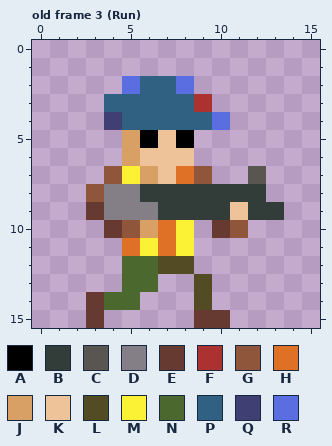
Two states of a pixel-art file, core/assets/miner.aseprite. That is the earlier state.
16x16 pixels, 9 frames. Shown: old frame 3 (Run). The commit also changed other frames, which this record leaves out.
Visible layers, top first: "Hat", "Gun", "Arms", "Body".
Palette (. is transparent): A #000000  B #323c39  C #595652  D #847e87  E #663931  F #ac3232  G #8f563b  H #df7126  J #d9a066  K #eec39a  L #524b24  M #fbf236  N #4b692f  P #306082  Q #3f3f74  R #5b6ee1
Pixels before, old frame 3 (Run), first column x 3:
 2 ..RPPR.....
 3 .PPPPPF....
 4 .QPPPPPR...
 5 ..JAKA.....
 6 ..JKKK.....
 7 .GMJKHG..C.
 8 GDDBBBBBBB.
 9 EDDDBBBBKBB
10 .EGJHM.EG..
11 ..HMHM.....
12 ..NNLL.....
13 ..NN..L....
14 ENN...L....
15 E.....EE...
New version:
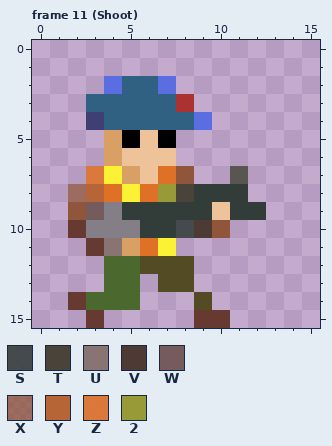
Colours new in this view: S #323c39dd  T #4a433a  U #877473  V #4d3a35  W #755b5b  X #8f563bbd  Y #b66331f6  Z #df7126dd  2 #989937
A new or re-ordered frame is compared with the old frame closest to it.
Edits made:
frames 9 -> 12
Changed rows in their new state; - is an unchanged pixel.
Frame 11 (Shoot) is new; against old frame 3 (Run):
first column x 2:
 2 --RP-R.-----
 3 -P----F.----
 4 -QP----R.---
 5 --JAKA.-----
 6 --JK--.-----
 7 -ZMJKHG.-C.-
 8 XYHMH2T---.-
 9 GW-BB---KB-.
10 EDDDBBSVG.--
11 -EUJHM.-----
12 --N-L-------
13 --N-.LL.----
14 EN----------
Boxes around the changes in both pictures, in picture pixels (x1, y1, x2, y2):
changed: (68, 76, 284, 310)
